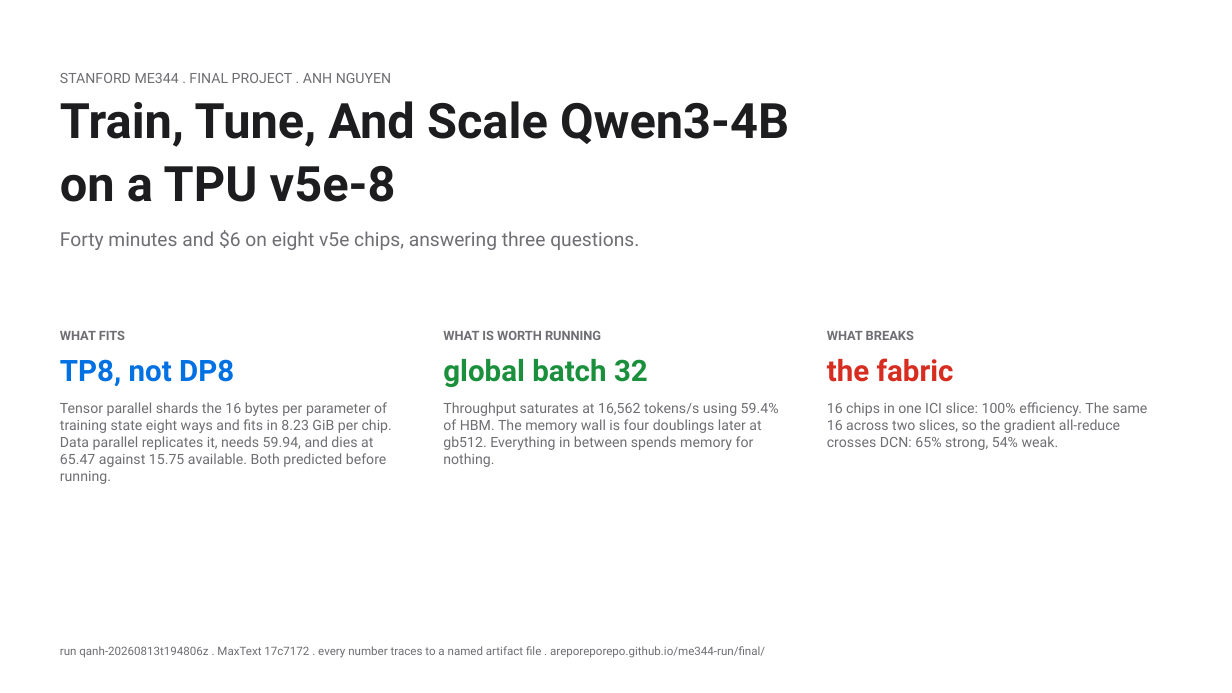
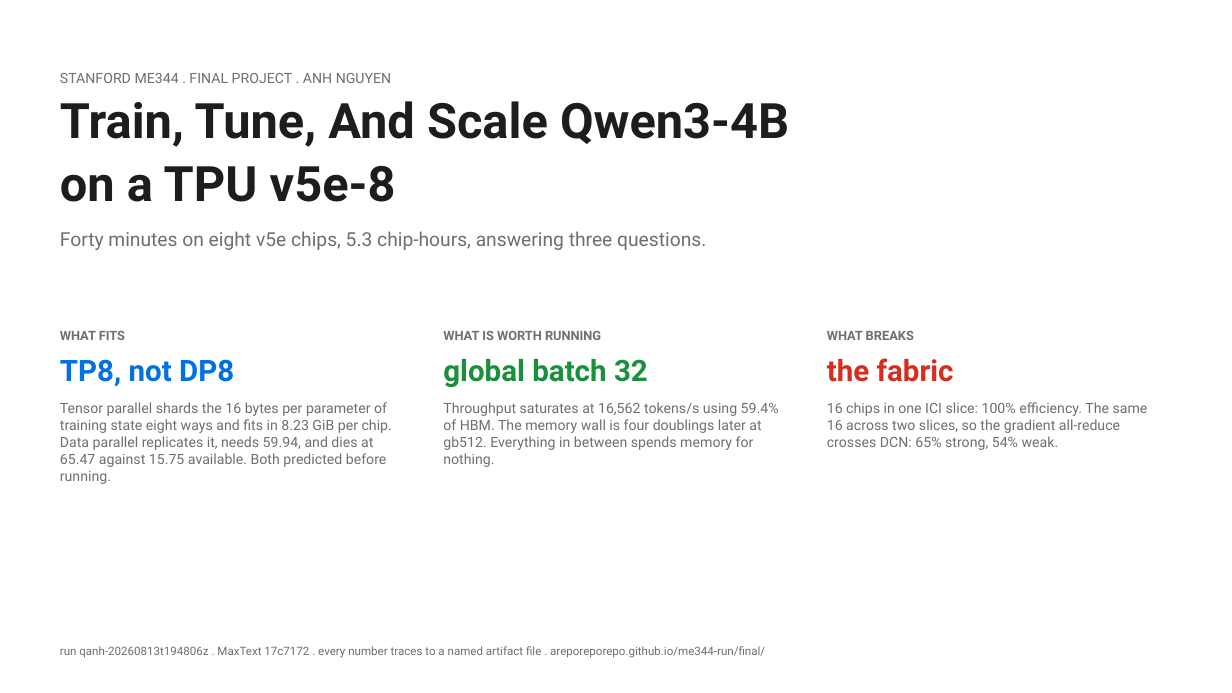
Before and after one commit to areporeporepo/me344-run, a slide deck: slide 1 of final/ME344-final-5-slides.pptx. Drawn at 1232x693 pixels with LibreOffice and Linux fonts; fonts in the diff are those of the drawing. Boxes give left, top, right and bottom in pixels: in the first picture for what was removed or moved away, otherwise in the second. Text is boxed around its words. In the diff, an @@ line names an element or a change of style, - is before the commit and + after.

```diff
--- a/final/ME344-final-5-slides.pptx
+++ b/final/ME344-final-5-slides.pptx
@@ text at box(60, 231, 706, 250): text changed @@
-Forty minutes and $6 on eight v5e chips, answering three questions.
+Forty minutes on eight v5e chips, 5.3 chip-hours, answering three questions.
```
Also in this commit, not shown: 1 other slide changed, 12 other files.
